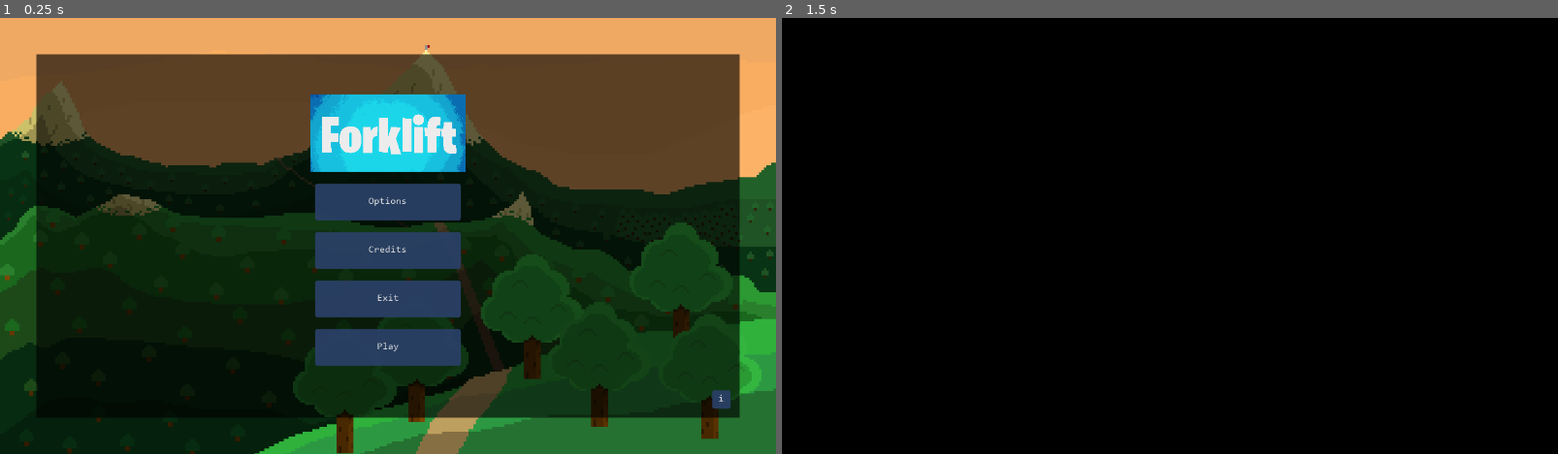
Above: before the commit, frames 1-2 (left to right).
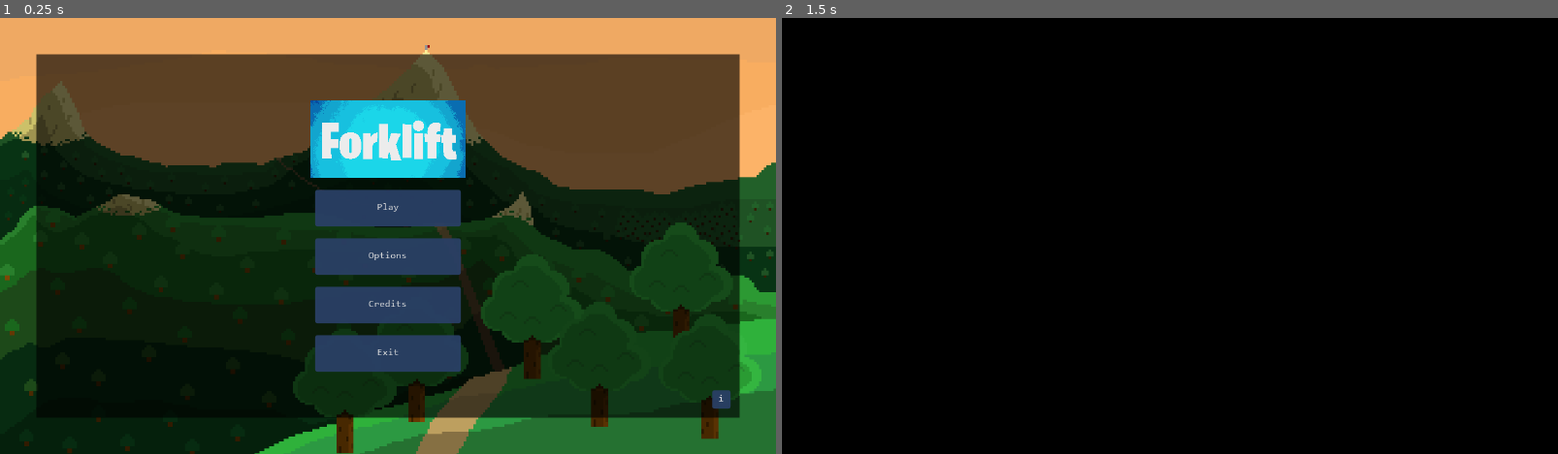
Above: after the commit, the same moments.

Repository: eisclimber/my-first-game-jam-summer-2021
Game: Godot game, scene res://scenes/screens/MainMenuScreen.tscn
The game is run twice, just before and just after one commit, with the same random seed, the same clock (stepped at 60 frames per second) and the same inputs. Sound files missing from this copy of the repository are replaced by a short silence.
Inputs (mouse positions are in pixels of both pictures, inside the frame that each line leads up to):
- Up to frame 1 (0.25 s): no input
- Up to frame 2 (1.5 s): click "Play" at 0.5 s; tap Enter at 1.25 s; move the mouse to (1340, 214) at 1.27 s; click (1340, 214) at 1.42 s

The runs differ from the first frame. In frame 1, 3.6% of the frame differs, in the area x 40-60%, y 17-82%; in frame 2, nothing differs.

Commit message:
Minor fixes

Diff:
--- a/PlainProject/scenes/game/code_knox/CodeKnoxExplanation.tscn
+++ b/PlainProject/scenes/game/code_knox/CodeKnoxExplanation.tscn
@@ -11,6 +11,7 @@
 margin_top = 0.159996
 margin_right = 0.119873
 margin_bottom = -0.160034
+rect_min_size = Vector2( 950, 580 )
 title = "Code Knox FAQ"
 text_content = "Q: What is CodeKnox?
 A: Code Knox is a Visual Encryption Service (VES) featuring an unique encryption method, making Code Knox by far the safest VES on the market.
--- a/PlainProject/scenes/game/desktop/Desktop.tscn
+++ b/PlainProject/scenes/game/desktop/Desktop.tscn
@@ -30,44 +30,43 @@
 [ext_resource path="res://resources/images/Fortklif-logo.png" type="Texture" id=28]
 [ext_resource path="res://resources/images/explosion.png" type="Texture" id=29]
 
+[sub_resource type="AtlasTexture" id=1]
+atlas = ExtResource( 29 )
+region = Rect2( 0, 0, 184, 184 )
+
+[sub_resource type="AtlasTexture" id=2]
+atlas = ExtResource( 29 )
+region = Rect2( 184, 0, 184, 184 )
+
+[sub_resource type="AtlasTexture" id=3]
+atlas = ExtResource( 29 )
+region = Rect2( 368, 0, 184, 184 )
+
 [sub_resource type="AtlasTexture" id=4]
 atlas = ExtResource( 29 )
-region = Rect2( 0, 0, 184, 184 )
+region = Rect2( 552, 0, 184, 184 )
 
 [sub_resource type="AtlasTexture" id=5]
 atlas = ExtResource( 29 )
-region = Rect2( 184, 0, 184, 184 )
+region = Rect2( 736, 0, 184, 184 )
 
 [sub_resource type="AtlasTexture" id=6]
 atlas = ExtResource( 29 )
-region = Rect2( 368, 0, 184, 184 )
+region = Rect2( 0, 184, 184, 184 )
 
 [sub_resource type="AtlasTexture" id=7]
 atlas = ExtResource( 29 )
-region = Rect2( 552, 0, 184, 184 )
-
-[sub_resource type="AtlasTexture" id=8]
-atlas = ExtResource( 29 )
-region = Rect2( 736, 0, 184, 184 )
-
-[sub_resource type="AtlasTexture" id=9]
-atlas = ExtResource( 29 )
-region = Rect2( 0, 184, 184, 184 )
-
-[sub_resource type="AtlasTexture" id=10]
-atlas = ExtResource( 29 )
 region = Rect2( 184, 184, 184, 184 )
 
-[sub_resource type="SpriteFrames" id=11]
+[sub_resource type="SpriteFrames" id=8]
 animations = [ {
-"frames": [ SubResource( 4 ), SubResource( 5 ), SubResource( 6 ), SubResource( 7 ), SubResource( 8 ), SubResource( 9 ), SubResource( 10 ) ],
+"frames": [ SubResource( 1 ), SubResource( 2 ), SubResource( 3 ), SubResource( 4 ), SubResource( 5 ), SubResource( 6 ), SubResource( 7 ) ],
 "loop": false,
 "name": "default",
 "speed": 10.0
 } ]
 
-[sub_resource type="Animation" id=1]
-resource_name = "close_windows"
+[sub_resource type="Animation" id=9]
 length = 2.0
 tracks/0/type = "method"
 tracks/0/path = NodePath("HBox/WindowArea/InstallerShortcut")
@@ -1126,7 +1125,6 @@
 margin_top = 0.0
 margin_right = 1264.0
 margin_bottom = 55.0
-countdown_time = 15.0
 
 [node name="GrayOverlay" type="ColorRect" parent="."]
 visible = false
@@ -1174,15 +1172,15 @@
 visible = false
 position = Vector2( 636.418, 331.347 )
 scale = Vector2( 9.03384, 8.66356 )
-frames = SubResource( 11 )
+frames = SubResource( 8 )
 frame = 1
 
 [node name="Tween" type="Tween" parent="."]
 
 [node name="AnimationPlayer" type="AnimationPlayer" parent="."]
-anims/close_windows = SubResource( 1 )
-anims/intro = SubResource( 2 )
-anims/popup_windows = SubResource( 3 )
+anims/close_windows = SubResource( 9 )
+anims/intro = SubResource( 10 )
+anims/popup_windows = SubResource( 11 )
 
 [connection signal="double_clicked" from="HBox/WindowArea/InstallerShortcut" to="." method="_on_InstallerShortcut_double_clicked"]
 [connection signal="double_clicked" from="HBox/WindowArea/GameShortcut" to="." method="_on_GameShortcut_double_clicked"]
--- a/PlainProject/scenes/game/hacked_window/HackedWindow.gd
+++ b/PlainProject/scenes/game/hacked_window/HackedWindow.gd
@@ -35,7 +35,7 @@
 
 	line_edit.max_length = code.length()
 
-	print("HackedWindow.gd: ", code)
+	print("HackedWindow.gd: [DEBUG] Code is ", code)
 
 	set_has_code(true)
 
--- a/PlainProject/scenes/screens/MainMenuScreen.tscn
+++ b/PlainProject/scenes/screens/MainMenuScreen.tscn
@@ -80,9 +80,9 @@
 alignment = 1
 
 [node name="ForkliftLogo" type="TextureRect" parent="Margin/ButtonsVBox"]
-margin_top = 126.0
+margin_top = 136.0
 margin_right = 1280.0
-margin_bottom = 254.0
+margin_bottom = 264.0
 rect_min_size = Vector2( 0, 128 )
 texture = ExtResource( 5 )
 stretch_mode = 6
@@ -90,46 +90,41 @@
 "_edit_use_anchors_": false
 }
 
+[node name="PlayButton" parent="Margin/ButtonsVBox" instance=ExtResource( 1 )]
+margin_left = 520.0
+margin_top = 284.0
+margin_right = 760.0
+margin_bottom = 344.0
+rect_min_size = Vector2( 240, 60 )
+size_flags_horizontal = 4
+text = "Play"
+
 [node name="OptionsButton" parent="Margin/ButtonsVBox" instance=ExtResource( 1 )]
 margin_left = 520.0
-margin_top = 274.0
+margin_top = 364.0
 margin_right = 760.0
-margin_bottom = 334.0
+margin_bottom = 424.0
 rect_min_size = Vector2( 240, 60 )
 size_flags_horizontal = 4
 text = "Options"
 
 [node name="CreditsButton" parent="Margin/ButtonsVBox" instance=ExtResource( 1 )]
 margin_left = 520.0
-margin_top = 354.0
+margin_top = 444.0
 margin_right = 760.0
-margin_bottom = 414.0
+margin_bottom = 504.0
 rect_min_size = Vector2( 240, 60 )
 size_flags_horizontal = 4
 text = "Credits"
 
 [node name="ExitButton" parent="Margin/ButtonsVBox" instance=ExtResource( 1 )]
 margin_left = 520.0
-margin_top = 434.0
+margin_top = 524.0
 margin_right = 760.0
-margin_bottom = 494.0
+margin_bottom = 584.0
 rect_min_size = Vector2( 240, 60 )
 size_flags_horizontal = 4
 text = "Exit"
-
-[node name="PlayButton" parent="Margin/ButtonsVBox" instance=ExtResource( 1 )]
-margin_left = 520.0
-margin_top = 514.0
-margin_right = 760.0
-margin_bottom = 574.0
-rect_min_size = Vector2( 240, 60 )
-size_flags_horizontal = 4
-text = "Play"
-
-[node name="Control" type="Control" parent="Margin/ButtonsVBox"]
-margin_top = 594.0
-margin_right = 1280.0
-margin_bottom = 594.0
 
 [node name="Margin2" type="MarginContainer" parent="."]
 margin_left = 1180.0
Not shown: 2 places in PlainProject/scenes/game/desktop/Desktop.tscn that only renumber resources
Not shown: 1 places in PlainProject/scenes/screens/MainMenuScreen.tscn that only renumber resources
